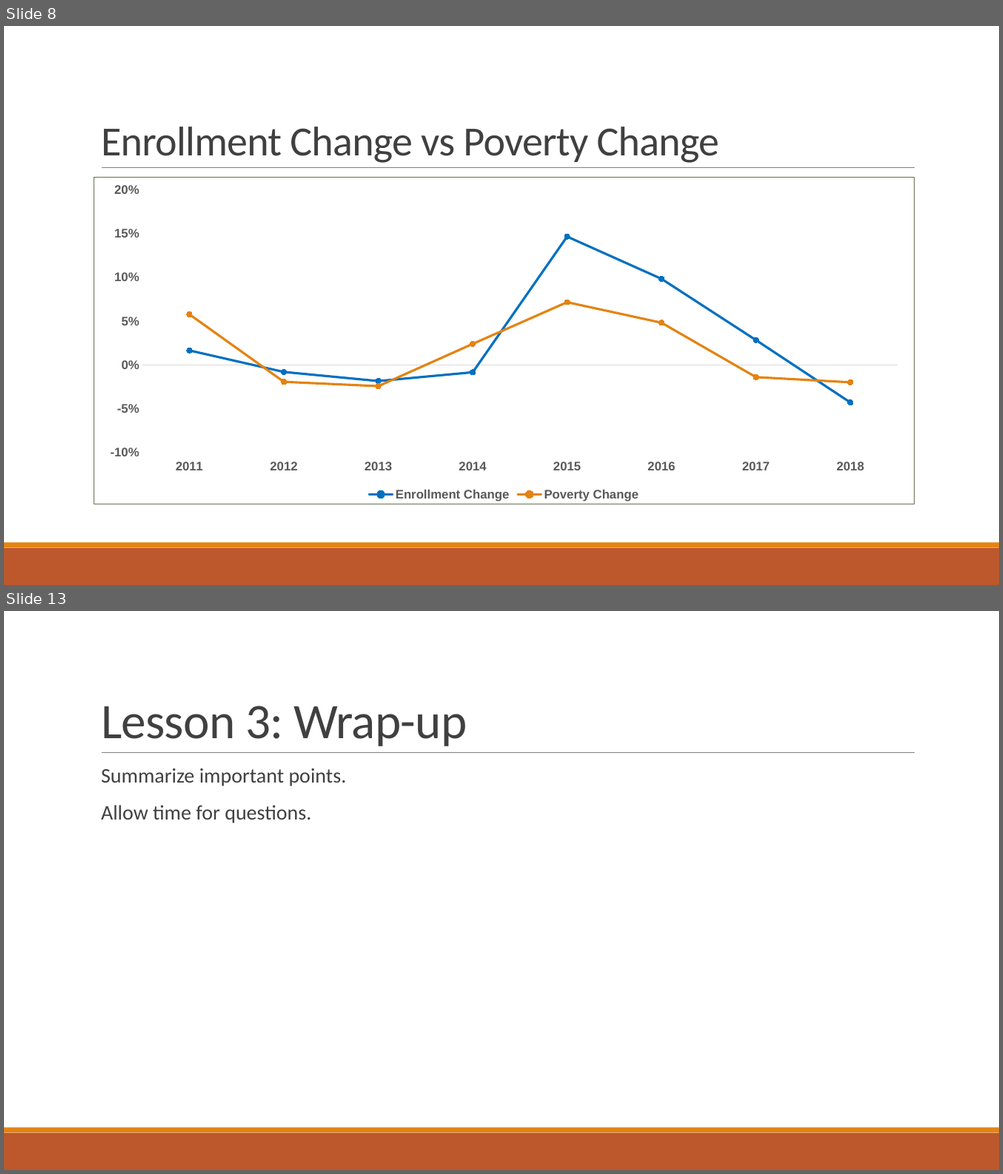
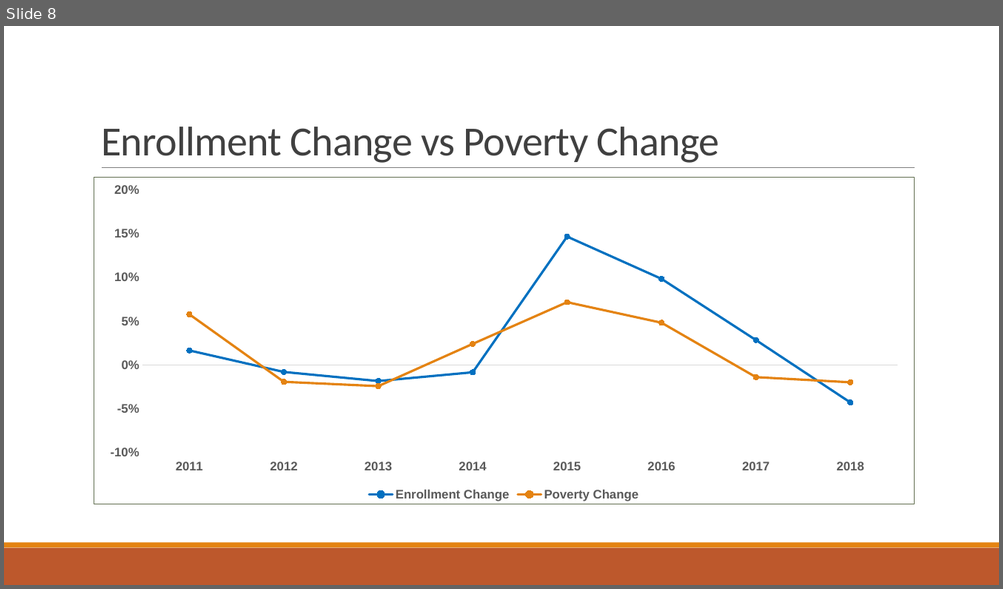
Before and after one commit to bryanclanton/TennCare-Enrollment-Analysis, a slide deck: Impacts to TennCare.pptx. Shown one above the other, each under a label of ours: slides 8 and 13 before the commit, slide 8 after it; the slides between them are not shown. The pictures are 1003x1174 and 1003x589 pixels, drawn with LibreOffice and Linux fonts; fonts in the diff are those of the drawing. Boxes give left, top, right and bottom in pixels: in the first picture for what was removed or moved away, otherwise in the second. Text is boxed around its words. In the diff, an @@ line names an element or a change of style, - is before the commit and + after.

```diff
--- a/Impacts to TennCare.pptx
+++ b/Impacts to TennCare.pptx
@@ slide 13 removed at (x1=4, y1=611, x2=999, y2=1170), background #FFFFFF; not listed: 3 template elements that a slide beside it also shows @@
@@ title removed at (x1=101, y1=706, x2=466, y2=746) @@
-Lesson 3: Wrap-up
@@ text removed at (x1=101, y1=768, x2=347, y2=823) @@
-  Summarize important points.
-  Allow time for questions.
```
Also in this commit, not shown: 1 slide changed, 3 slides added, 5 other slides removed, 3 other files.
